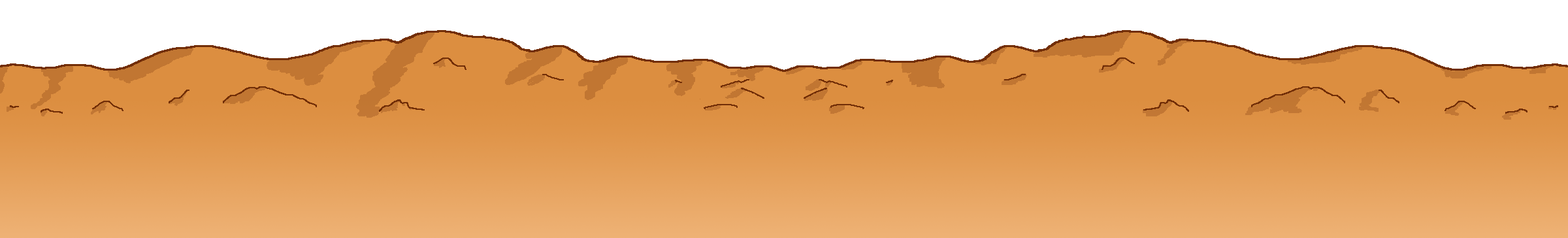
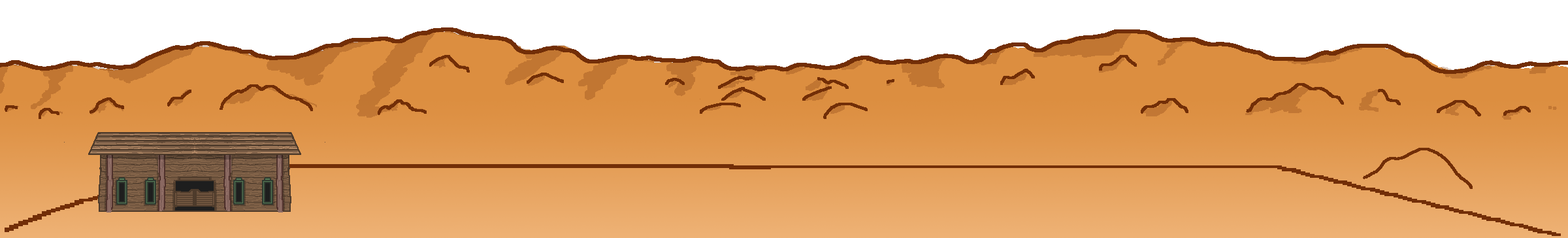
Comparing the layer stacks of the two 1568 × 238 images. Changes:
added group "Tavern copy" with 11 layers above "Tavern" over [194, 131, 326, 213]
added layer "shade sauce 2" (1st of 2, in "Tavern copy") (25%) in group "Tavern copy" over [194, 131, 299, 160]
added layer "support beams" (1st of 2, in "Tavern copy") in group "Tavern copy" over [223, 131, 284, 212]
added layer "beam details" (1st of 2, in "Tavern copy") in group "Tavern copy" over [224, 131, 283, 212]
added layer "beam coloring" (1st of 2, in "Tavern copy") in group "Tavern copy" over [223, 131, 284, 213]
added layer "house outline" (1st of 2, in "Tavern copy") in group "Tavern copy" over [194, 133, 292, 212]
added layer "shade sauce" (1st of 2, in "Tavern copy") (25%) in group "Tavern copy" over [196, 154, 285, 212]
added layer "house detail" (1st of 2, in "Tavern copy") in group "Tavern copy" over [194, 134, 326, 211]
added layer "house coloring" (1st of 2, in "Tavern copy") in group "Tavern copy" over [194, 133, 292, 212]
added group "Tavern" with 11 layers above "Layer 11" over [64, 131, 195, 213]
added layer "support beams" (2nd of 2, in "Tavern") in group "Tavern" over [105, 131, 166, 212]
added layer "beam details" (2nd of 2, in "Tavern") in group "Tavern" over [107, 131, 165, 212]
added layer "beam coloring" (2nd of 2, in "Tavern") in group "Tavern" over [105, 131, 166, 213]
added layer "house outline" (2nd of 2, in "Tavern") in group "Tavern" over [98, 133, 195, 212]
added layer "shade sauce" (2nd of 2, in "Tavern") (25%) in group "Tavern" over [104, 154, 194, 212]
added layer "house detail" (2nd of 2, in "Tavern") in group "Tavern" over [64, 134, 195, 211]
added layer "house coloring" (2nd of 2, in "Tavern") in group "Tavern" over [98, 133, 195, 212]
added layer "Layer 11" above "Layer 10" over [4, 163, 1561, 236]
renamed "Layer 5" to "Layer 10", painted on it over [0, 27, 1568, 189]
…and 7 more changes (7 added)
